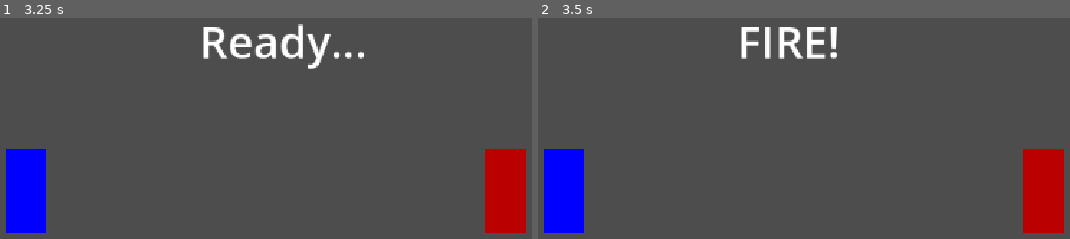
Above: before the commit, frames 1-2 (left to right).
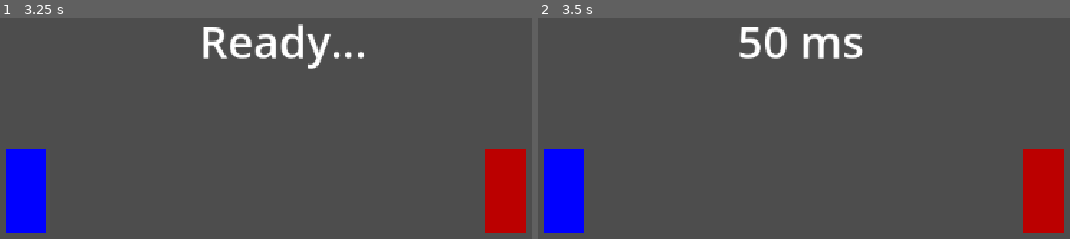
Above: after the commit, the same moments.

Repository: karolszwedo/last-draw
Game: Godot game, scene res://duel.tscn
Two runs of this game, one before a commit and one after it. Both use one fixed random seed, a clock stepped at 60 frames per second and the inputs below.
Inputs:
- Up to frame 1 (3.25 s): tap Enter at 0.5, 2 s; tap Space at 0.6, 0.77, 1.07, 1.25, 1.35, 1.52, 1.82, 2.1, 2.75, 2.85, 3.02 s
- Up to frame 2 (3.5 s): tap Space at 3.32 s

Frame 1 is identical in both runs. In frame 2, 1.7% of the frame differs, in the area x 37-62%, y 4-19%.

Commit message:
Spacja po FIRE! pokazuje czas reakcji
Co-Authored-By: Claude Opus 5.5 <noreply@anthropic.com>

Diff:
--- a/godot/duel.gd
+++ b/godot/duel.gd
@@ -1,6 +1,16 @@
 extends Node2D
+
+var fire_time = 0
 
 func _ready():
 		$Message.text = "Ready..."
 		await get_tree().create_timer(randf_range(2.0, 5.0)).timeout
 		$Message.text = "FIRE!"
+		fire_time = Time.get_ticks_msec()
+
+func _unhandled_input(event):
+		if event is InputEventKey and event.pressed and event.keycode == KEY_SPACE:
+				if fire_time > 0:
+						var reaction = Time.get_ticks_msec() - fire_time
+						$Message.text = str(reaction) + " ms"
+						fire_time = 0
Not shown, changed: PLAN.md
